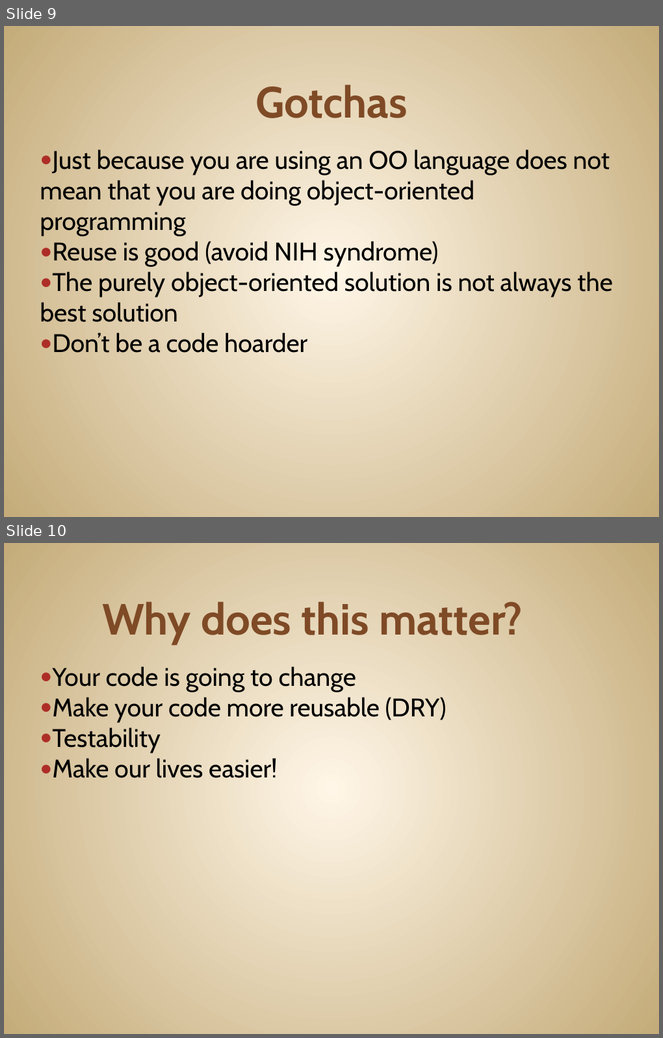
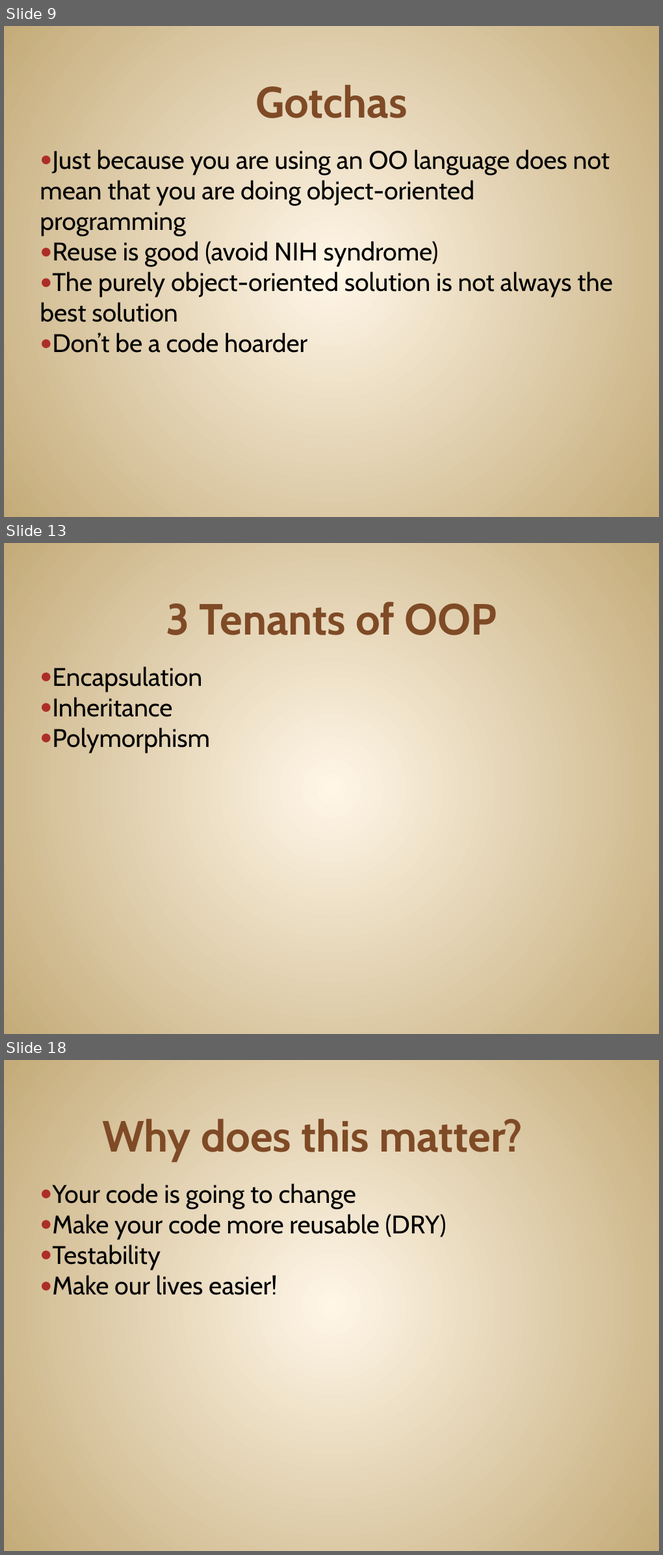
Before and after one commit to JonKruger/oop-solid-sample, a slide deck: slides/OOP-SOLID-CodeMash.pptx. Shown one above the other, each under a label of ours: slides 9 and 10 before the commit, slides 9, 13 and 18 after it; the slides between them are not shown. The pictures are 663x1038 and 663x1555 pixels, drawn with LibreOffice and Linux fonts; fonts in the diff are those of the drawing. Boxes give left, top, right and bottom in pixels: in the first picture for what was removed or moved away, otherwise in the second. Text is boxed around its words. In the diff, an @@ line names an element or a change of style, - is before the commit and + after.

```diff
--- a/slides/OOP-SOLID-CodeMash.pptx
+++ b/slides/OOP-SOLID-CodeMash.pptx
@@ slide 13 added at (4, 543, 659, 1034), background gradient #FFF7E8 to #C4AA7A @@
@@ title added at (166, 601, 497, 635), 48 pt, text #804B26, bold @@
+3 Tenants of OOP
@@ text added at (52, 667, 210, 754), 28 pt, text #000000 @@
+● Encapsulation
+● Inheritance
+● Polymorphism
@@ what was slide 10 is now slide 18 @@
```
Also in this commit, not shown: 2 slides changed, 7 other slides added.
